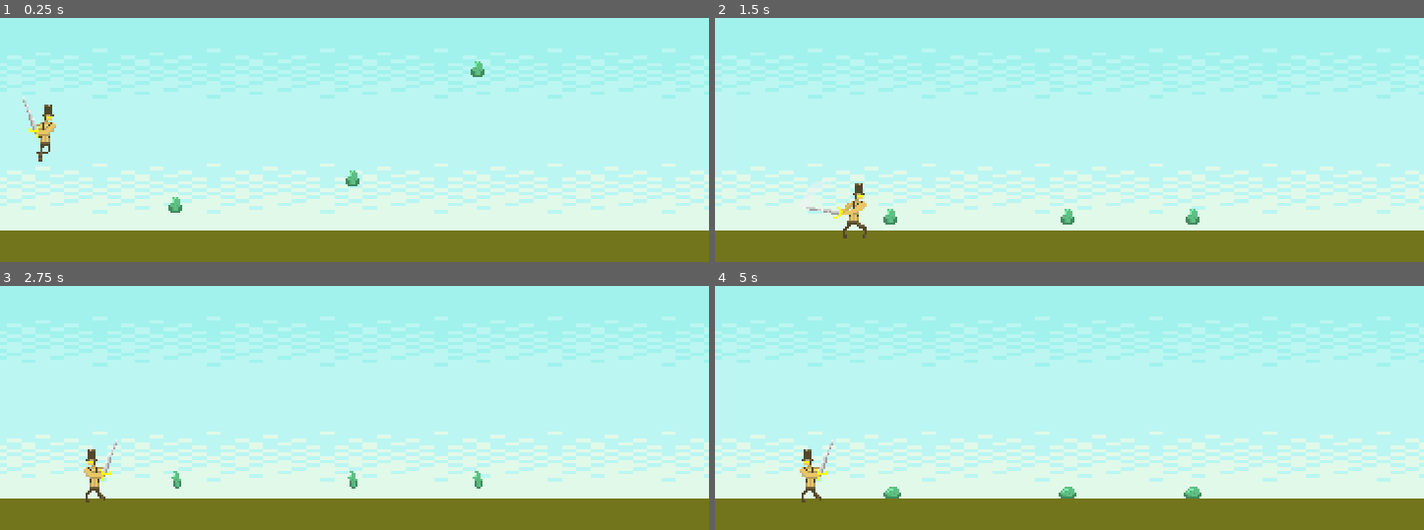
Above: before the commit, frames 1-4 (two rows, left to right).
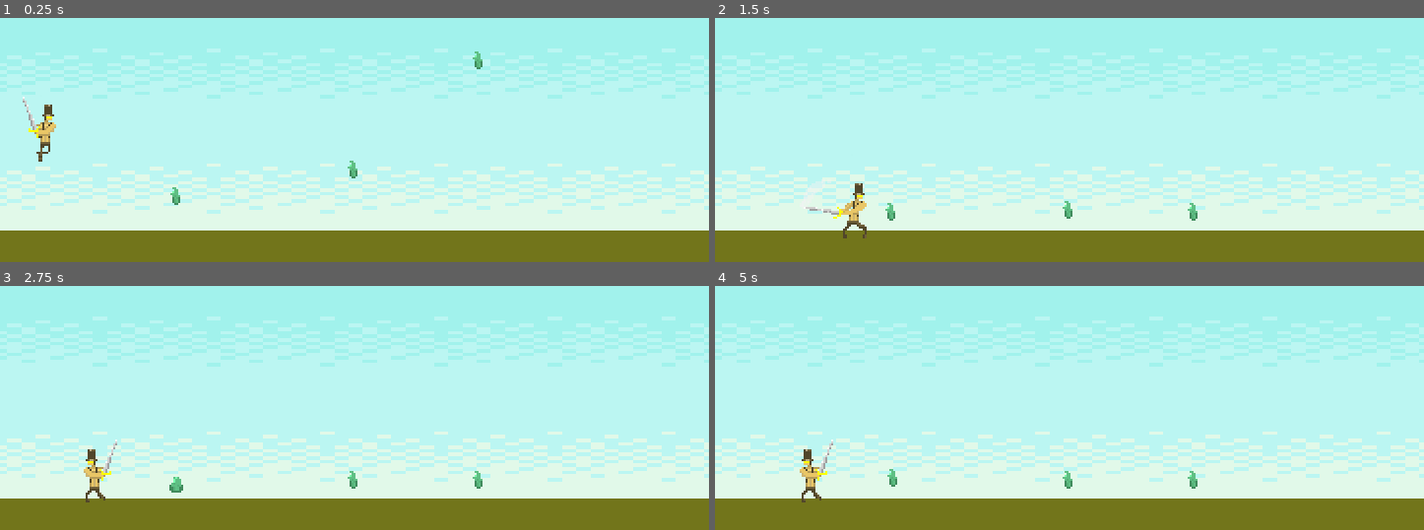
Above: after the commit, the same moments.

Repository: alexosterhoudt/Platformer
Game: Godot game, scene res://Scenes/game.tscn
Two runs of this game, one before a commit and one after it. Both use one fixed random seed, a clock stepped at 60 frames per second and the inputs below.
Inputs:
- Up to frame 1 (0.25 s): no input
- Up to frame 2 (1.5 s): hold D (move_right) from 0.53 s (still down); tap E (attack) at 0.6, 1.35 s; tap W (jump) at 0.77 s
- Up to frame 3 (2.75 s): tap W (jump) at 1.52 s; release D (move_right) at 2.03 s; hold A (move_left) from 2.03 s (still down); tap E (attack) at 2.1 s
- Up to frame 4 (5 s): release A (move_left) at 2.78 s; hold D (move_right) 2.78-4.28 s; tap E (attack) at 2.85, 3.6, 4.35 s; tap W (jump) at 3.02, 3.77, 4.52 s; hold A (move_left) from 4.28 s (still down)

The runs differ from the first frame. In frame 1, 0.4% of the frame differs, in the area x 23-69%, y 13-80%; in frame 2, 0.3%; in frame 3, less than 0.1%; in frame 4, 0.5%, in the area x 23-69%, y 75-88%.

Commit message:
Fixed enemy state machine

Diff:
--- a/Scenes/blob.gd
+++ b/Scenes/blob.gd
@@ -1,14 +1,73 @@
 extends CharacterBody2D
 
 @onready var animated_sprite = $AnimatedSprite2D
-@onready var player = $"../Player"
 
 var gravity = 980
 
+enum STATE
+{
+	IDLE,
+	FALL,
+	ATTACK
+}
+
+var currentState : STATE
+var isAttacking = false
+
 func _ready():
-	animated_sprite.play("Idle")
+	_set_state(STATE.IDLE)
 
 func _physics_process(delta):
-	if !is_on_floor():
-		velocity.y += gravity * delta
-	move_and_slide()
+	_update_state(delta)
+
+func _set_state(new_state: STATE):
+	if(currentState == new_state):
+		return
+	_exit_state()
+	currentState = new_state
+	_enter_state()
+
+func _enter_state():
+	match currentState:
+		STATE.IDLE:
+			animated_sprite.play("Idle")
+		STATE.FALL:
+			pass
+		STATE.ATTACK:
+			isAttacking = true
+			animated_sprite.play("Attack")
+
+func _update_state(delta: float):
+	match currentState:
+		STATE.IDLE:
+			if (!is_on_floor()):
+				_set_state(STATE.FALL)
+			elif(Input.is_action_just_pressed("attack")):
+				_set_state(STATE.ATTACK)
+				isAttacking = true
+		STATE.FALL:
+			if is_on_floor(): # If the ground is reached, change back to idle
+				_set_state(STATE.IDLE)
+			else: # if still in the air, apply gravity
+				velocity.y += gravity * delta
+			if(Input.is_action_just_pressed("attack")):
+				_set_state(STATE.ATTACK)
+				isAttacking = true
+			move_and_slide()
+		STATE.ATTACK:
+			velocity.x = 0
+			if !is_on_floor():
+				velocity.y += gravity * delta
+			elif is_on_floor() && !isAttacking:
+				_set_state(STATE.IDLE)
+
+			move_and_slide()
+
+func _exit_state() -> void:
+	match currentState:
+		STATE.IDLE: # Exit IDLE state logic
+			pass
+		STATE.FALL:
+			pass
+		STATE.ATTACK:
+			isAttacking = false
